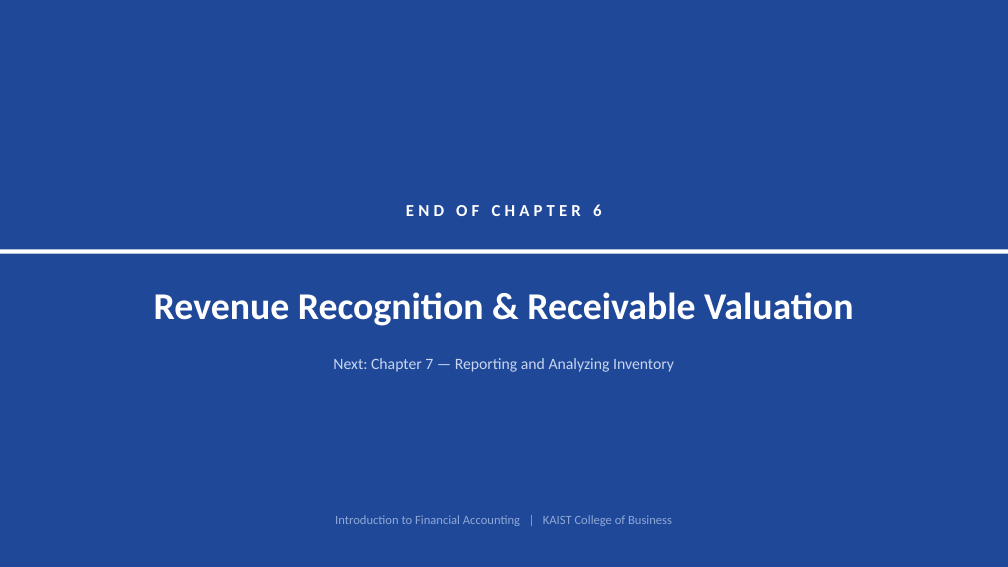
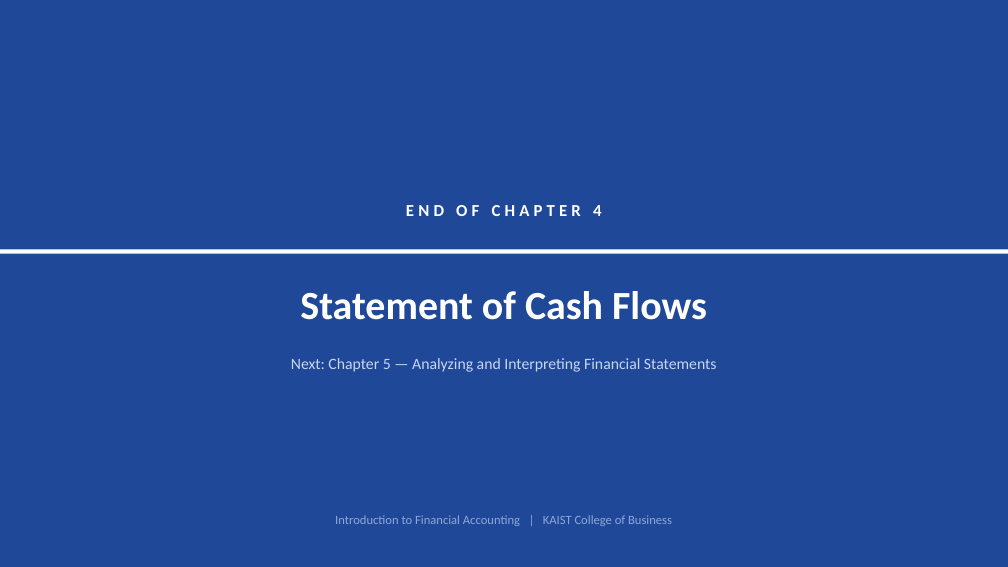
Before and after one commit to keejae/financial-accounting, a slide deck: slide 21 of files/week2/korean/Wk2_L7_slides.pptx (slide 25 before the commit). Drawn at 1008x567 pixels with LibreOffice and Linux fonts; fonts in the diff are those of the drawing. Boxes give left, top, right and bottom in pixels: in the first picture for what was removed or moved away, otherwise in the second. Text is boxed around its words. In the diff, an @@ line names an element or a change of style, - is before the commit and + after.

```diff
--- a/files/week2/korean/Wk2_L7_slides.pptx
+++ b/files/week2/korean/Wk2_L7_slides.pptx
@@ text at box(406, 205, 601, 216): text changed @@
-END OF CHAPTER 6
+END OF CHAPTER 4
@@ text at box(300, 291, 707, 320): text changed; size 36 to 38 pt @@
-Revenue Recognition & Receivable Valuation
+Statement of Cash Flows
@@ text at box(291, 358, 717, 372): text changed @@
-Next: Chapter 7 — Reporting and Analyzing Inventory
+Next: Chapter 5 — Analyzing and Interpreting Financial Statements
```
Also in this commit, not shown: 20 slides added, 24 slides removed, 49 other files.
